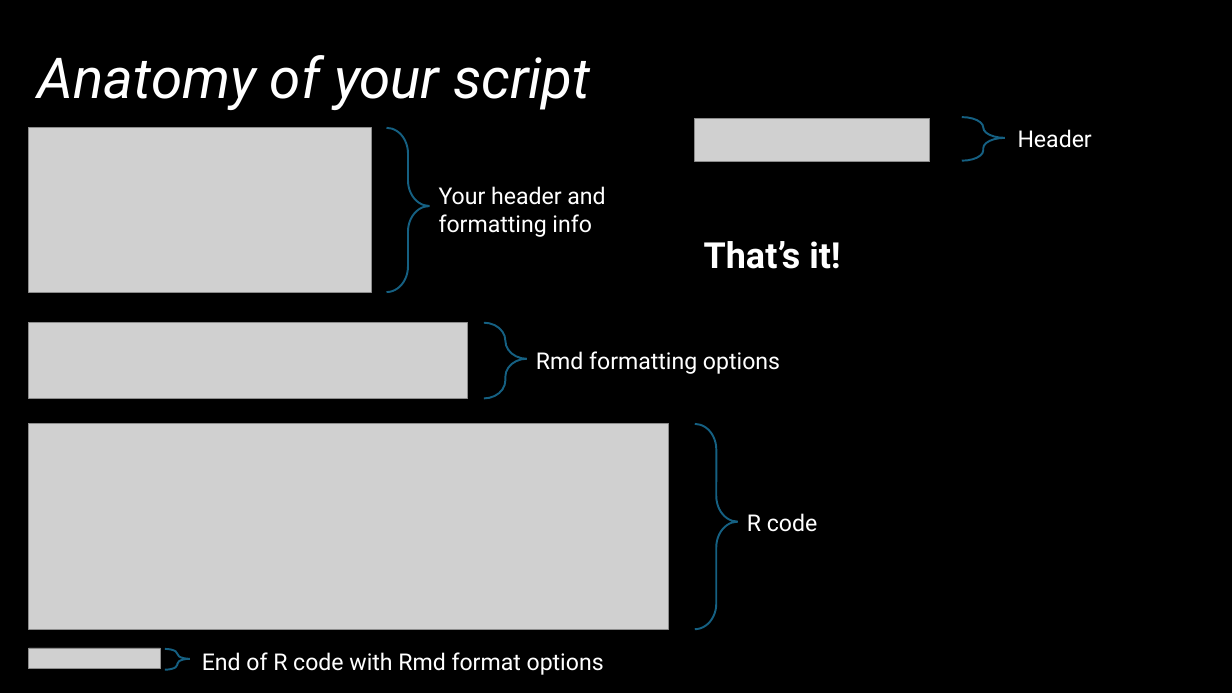
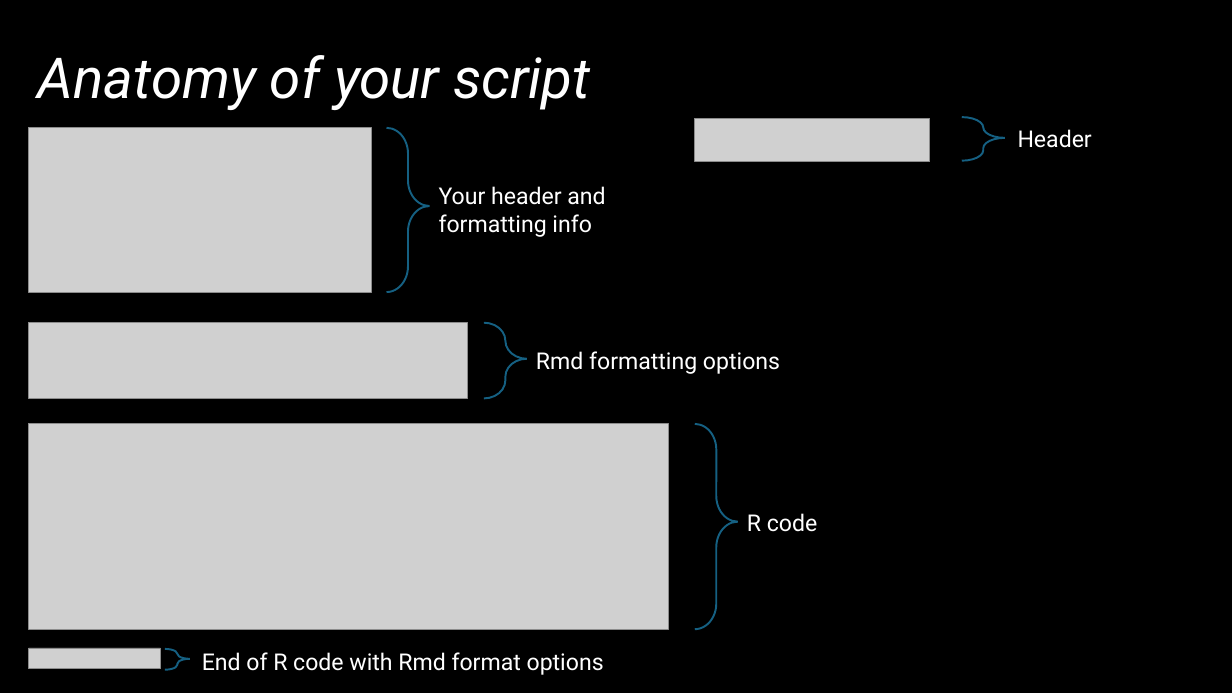
Before and after one commit to vpagowski/Lab_mtg_examples, a slide deck: slide 3 of Lab_mtg_Jun12.pptx. Drawn at 1232x693 pixels with LibreOffice and Linux fonts; fonts in the diff are those of the drawing; grey boxes stand for pictures. Boxes give left, top, right and bottom in pixels: in the first picture for what was removed or moved away, otherwise in the second. Text is boxed around its words. In the diff, an @@ line names an element or a change of style, - is before the commit and + after.

```diff
--- a/Lab_mtg_Jun12.pptx
+++ b/Lab_mtg_Jun12.pptx
@@ text removed at (704, 241, 840, 269) @@
-That’s it!
```
Also in this commit, not shown: 1 other slide changed.
